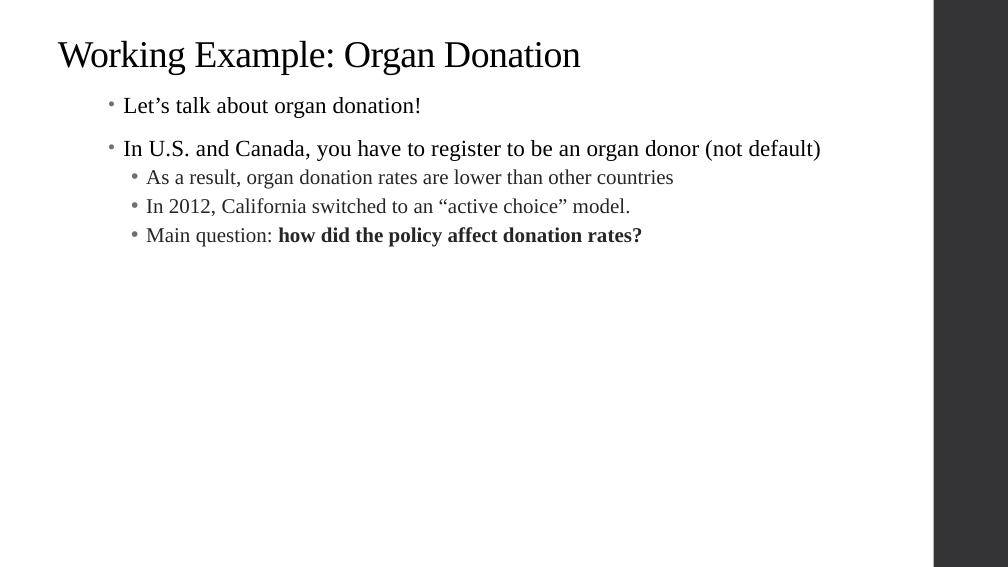
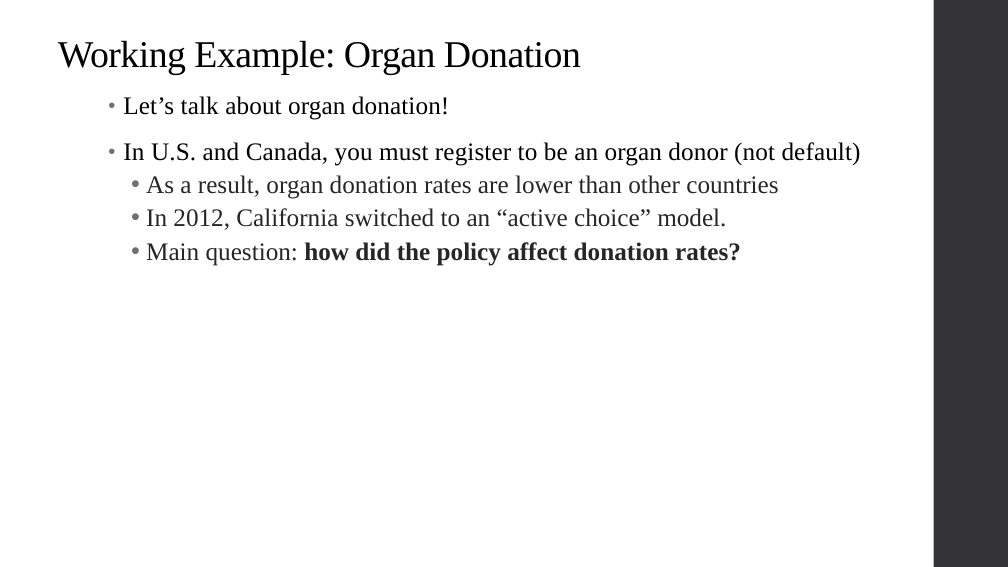
Before and after one commit to qiufei/fork-HAD5744, a slide deck: slide 17 of Lecture09_DifferenceinDifferences/Lecture9_DiD_2022F.pptx (slide 15 before the commit). Drawn at 1008x567 pixels with LibreOffice and Linux fonts; fonts in the diff are those of the drawing. Boxes give left, top, right and bottom in pixels: in the first picture for what was removed or moved away, otherwise in the second. Text is boxed around its words. In the diff, an @@ line names an element or a change of style, - is before the commit and + after.

```diff
--- a/Lecture09_DifferenceinDifferences/Lecture9_DiD_2022F.pptx
+++ b/Lecture09_DifferenceinDifferences/Lecture9_DiD_2022F.pptx
@@ text at [123, 96, 778, 266]: size 22 to 24 pt in "Let’s talk about organ donation!"; size 20 to 24 pt in "As a result, organ donation rates are ...", "In 2012, California switched to an “active ...", "Main question: how did the policy affect ..." @@
@@ text at [123, 142, 861, 166]: text changed; size 22 to 24 pt @@
-• In U.S. and Canada, you have to register to be an organ donor (not default)
+• In U.S. and Canada, you must register to be an organ donor (not default)
```
Also in this commit, not shown: 22 other slides changed, 7 slides added, 9 other files.
